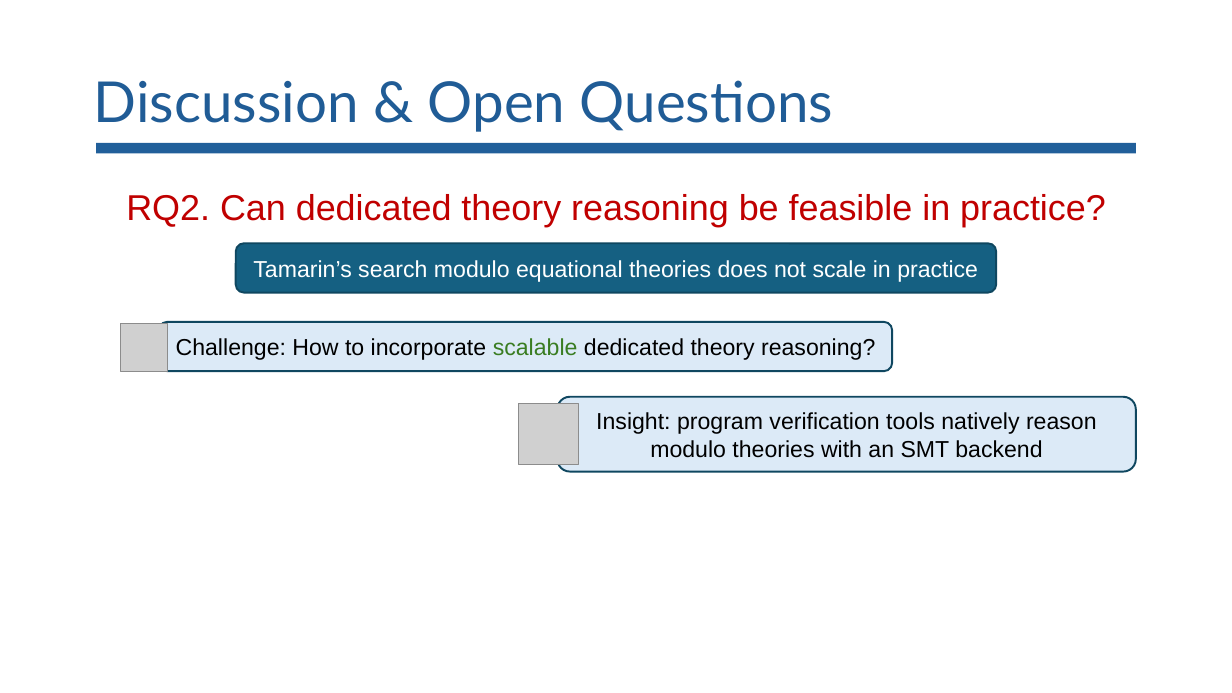
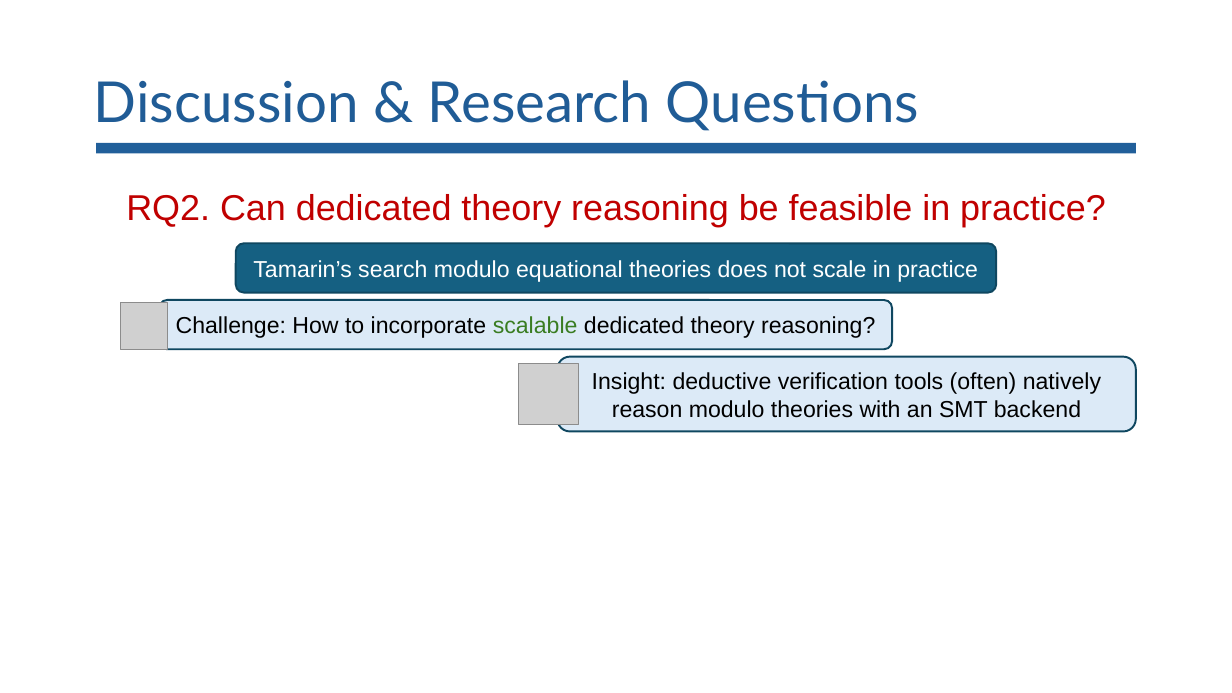
Before and after one commit to lorchrob/comp_slides, a slide deck: slide 95 of comp.pptx (slide 111 before the commit). Drawn at 1232x693 pixels with LibreOffice and Linux fonts; fonts in the diff are those of the drawing; grey boxes stand for pictures. Boxes give left, top, right and bottom in pixels: in the first picture for what was removed or moved away, otherwise in the second. Text is boxed around its words. In the diff, an @@ line names an element or a change of style, - is before the commit and + after.

```diff
--- a/comp.pptx
+++ b/comp.pptx
@@ title at bbox=[94, 80, 919, 131]: text changed @@
-Discussion & Open Questions
+Discussion & Research Questions
@@ picture: place and size @@
-picture at bbox=[120, 324, 167, 372]
+picture at bbox=[120, 302, 167, 349]
@@ rounded rectangle "Challenge: How to incorporate scalable ...": place and size @@
-rounded rectangle "Challenge: How to incorporate scalable ..." at bbox=[159, 322, 892, 371]
+rounded rectangle "Challenge: How to incorporate scalable ..." at bbox=[159, 300, 892, 349]
@@ rounded rectangle "Insight: deductive verification tools (often) ...": place and size @@
-rounded rectangle "Insight: deductive verification tools (often) ..." at bbox=[557, 396, 1136, 471]
+rounded rectangle "Insight: deductive verification tools (often) ..." at bbox=[557, 357, 1136, 432]
@@ picture: place and size @@
-picture at bbox=[518, 404, 579, 465]
+picture at bbox=[518, 364, 579, 425]
@@ text in rounded rectangle at bbox=[592, 372, 1101, 418]: text changed @@
-Insight: program verification tools natively reason modulo theories with an SMT backend
+Insight: deductive verification tools (often) natively reason modulo theories with an SMT backend
```
Also in this commit, not shown: 55 other slides changed, 2 slides removed.
